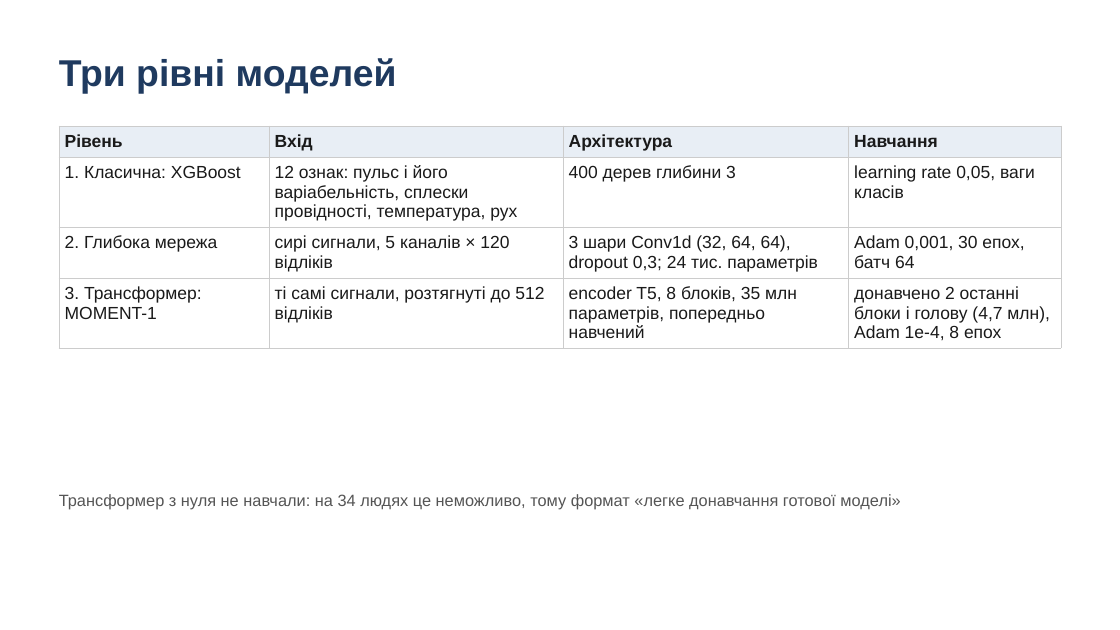
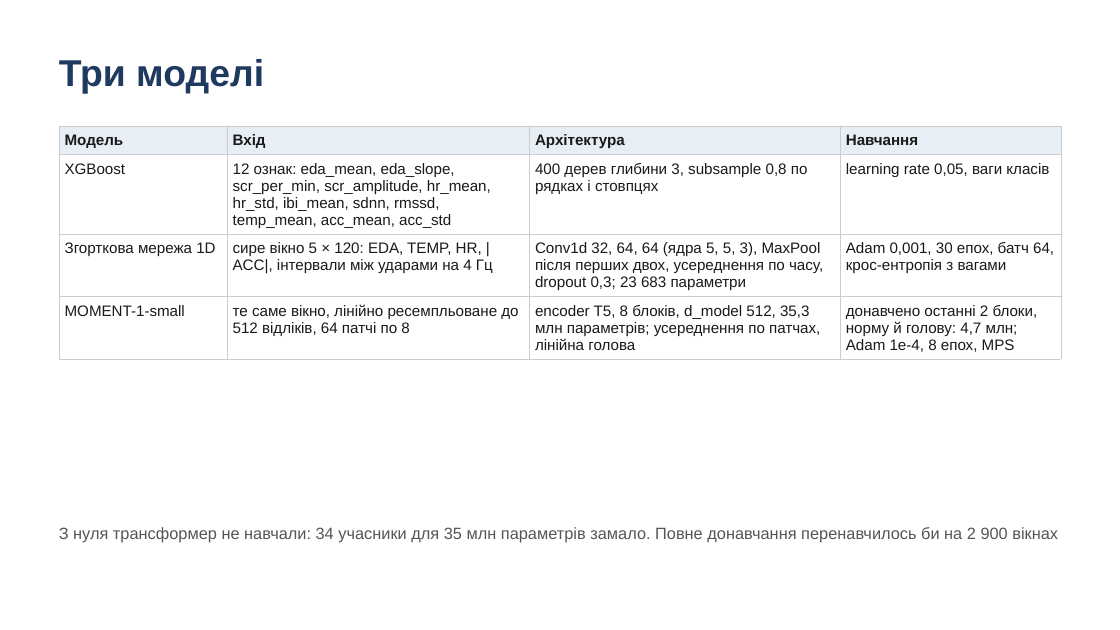
Before and after one commit to lukovskiy541/wearable-stress-exercise, a slide deck: slide 5 of presentation.pptx. Drawn at 1120x630 pixels with LibreOffice and Linux fonts; fonts in the diff are those of the drawing. Boxes give left, top, right and bottom in pixels: in the first picture for what was removed or moved away, otherwise in the second. Text is boxed around its words. In the diff, an @@ line names an element or a change of style, - is before the commit and + after.

Commit message:
Presentation: concrete model names, features and numbers

```diff
--- a/presentation.pptx
+++ b/presentation.pptx
@@ text at bbox=[59, 59, 264, 94]: text changed @@
-Три рівні моделей
+Три моделі
@@ table at bbox=[59, 126, 1061, 356] @@
-row 1, column 1: Рівень
+row 1, column 1: Модель
-row 2: 1. Класична: XGBoost | 12 ознак: пульс і його варіабельність, сплески провідності, температура, рух | 400 дерев глибини 3 | learning rate 0,05, ваги класів
+row 2: XGBoost | 12 ознак: eda_mean, eda_slope, scr_per_min, scr_amplitude, hr_mean, hr_std, ibi_mean, sdnn, rmssd, temp_mean, acc_mean, acc_std | 400 дерев глибини 3, subsample 0,8 по рядках і стовпцях | learning rate 0,05, ваги класів
-row 3: 2. Глибока мережа | сирі сигнали, 5 каналів × 120 відліків | 3 шари Conv1d (32, 64, 64), dropout 0,3; 24 тис. параметрів | Adam 0,001, 30 епох, батч 64
+row 3: Згорткова мережа 1D | сире вікно 5 × 120: EDA, TEMP, HR, |ACC|, інтервали між ударами на 4 Гц | Conv1d 32, 64, 64 (ядра 5, 5, 3), MaxPool після перших двох, усереднення по часу, dropout 0,3; 23 683 параметри | Adam 0,001, 30 епох, батч 64, крос-ентропія з вагами
-row 4: 3. Трансформер: MOMENT-1 | ті самі сигнали, розтягнуті до 512 відліків | encoder T5, 8 блоків, 35 млн параметрів, попередньо навчений | донавчено 2 останні блоки і голову (4,7 млн), Adam 1e-4, 8 епох
+row 4: MOMENT-1-small | те саме вікно, лінійно ресемпльоване до 512 відліків, 64 патчі по 8 | encoder T5, 8 блоків, d_model 512, 35,3 млн параметрів; усереднення по патчах, лінійна голова | донавчено останні 2 блоки, норму й голову: 4,7 млн; Adam 1e-4, 8 епох, MPS
@@ size 15 to 13 pt in "Вхід", "Архітектура", "Навчання", "learning rate 0,05, ваги класів" @@
@@ text at bbox=[59, 527, 1058, 543]: text changed @@
-Трансформер з нуля не навчали: на 34 людях це неможливо, тому формат «легке донавчання готової моделі»
+З нуля трансформер не навчали: 34 учасники для 35 млн параметрів замало. Повне донавчання перенавчилось би на 2 900 вікнах
```
Also in this commit, not shown: 9 other slides changed, 1 other file.
